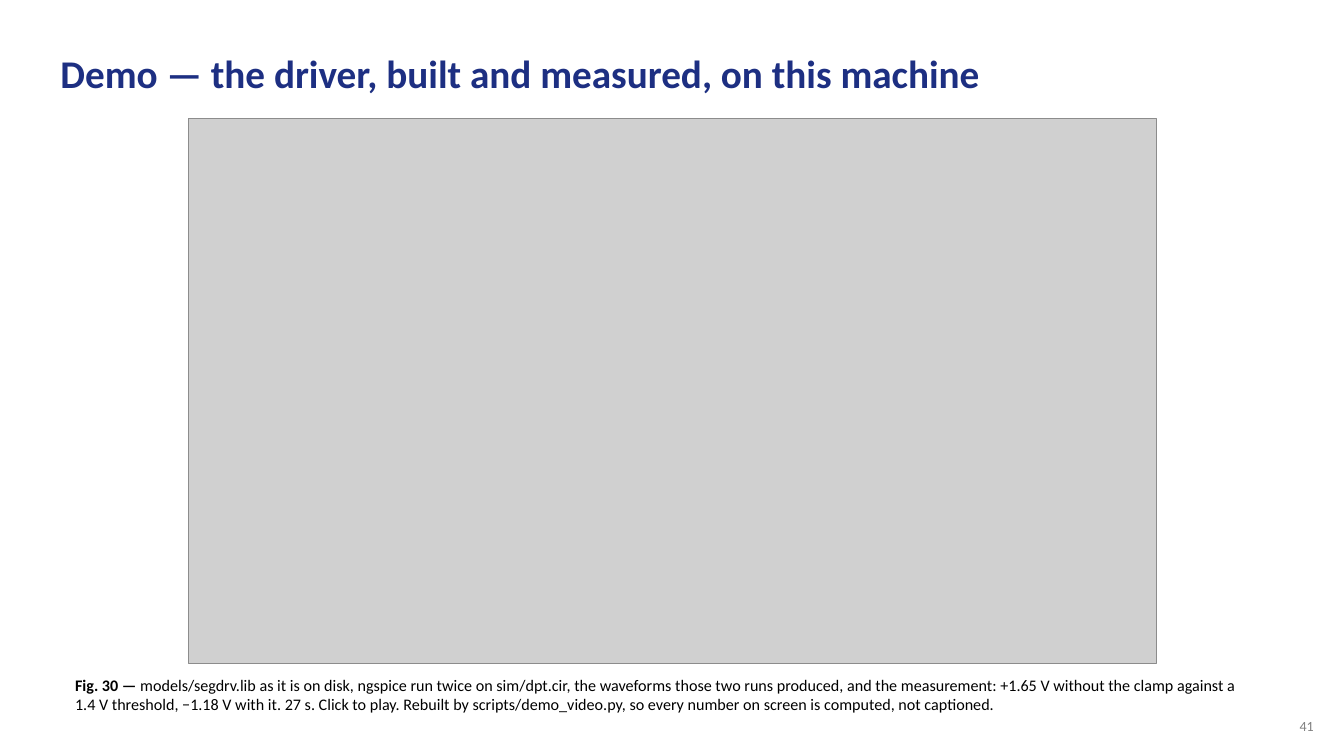
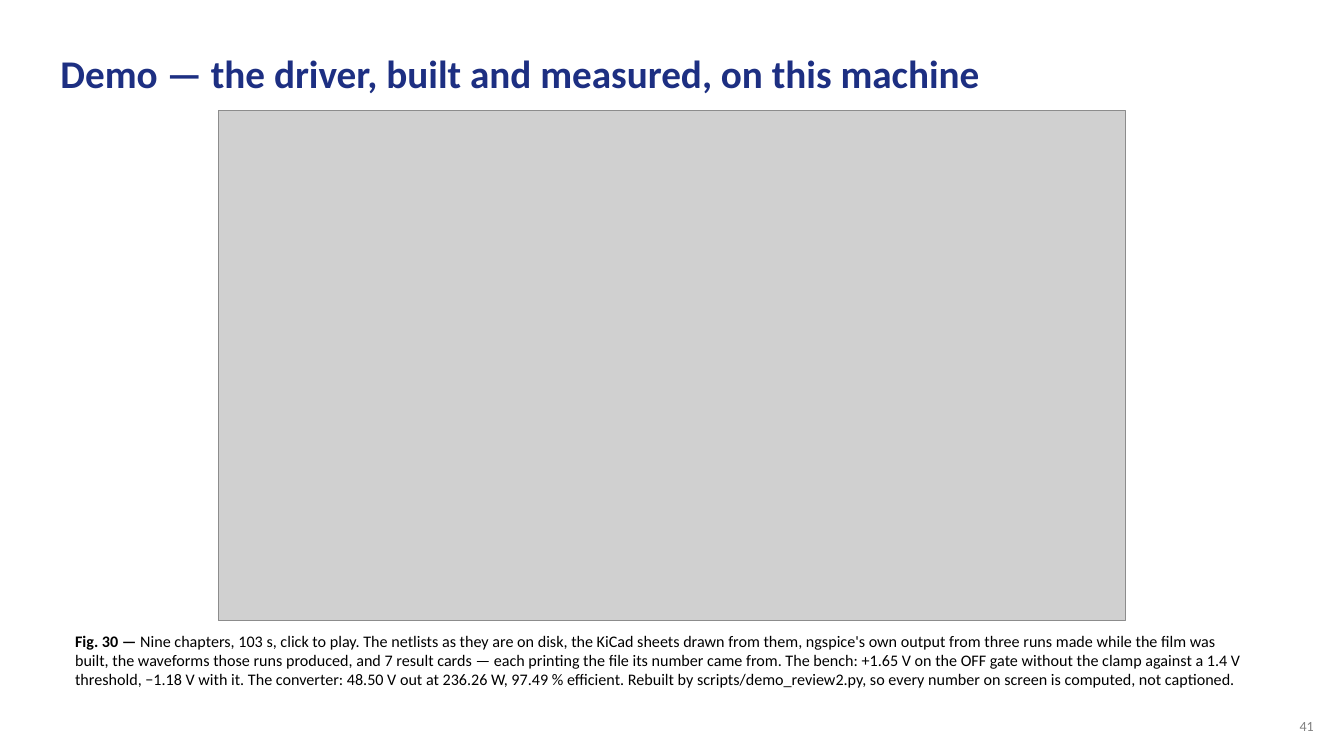
Before and after one commit to Amritha902/gan-driver, a slide deck: slide 41 of review/GaN_Review2_BACKUP.pptx. Drawn at 1344x756 pixels with LibreOffice and Linux fonts; fonts in the diff are those of the drawing; grey boxes stand for pictures. Boxes give left, top, right and bottom in pixels: in the first picture for what was removed or moved away, otherwise in the second. Text is boxed around its words. In the diff, an @@ line names an element or a change of style, - is before the commit and + after.

```diff
--- a/review/GaN_Review2_BACKUP.pptx
+++ b/review/GaN_Review2_BACKUP.pptx
@@ picture: place and size @@
-picture at (189,119,1156,663)
+picture at (219,111,1126,621)
@@ text at (75,635,1240,688): text changed @@
-Fig. 30 — models/segdrv.lib as it is on disk, ngspice run twice on sim/dpt.cir, the waveforms those two runs produced, and the measurement: +1.65 V without the clamp against a 1.4 V threshold, −1.18 V with it. 27 s. Click to play. Rebuilt by scripts/demo_video.py, so every number on screen is computed, not captioned.
+Fig. 30 — Nine chapters, 103 s, click to play. The netlists as they are on disk, the KiCad sheets drawn from them, ngspice's own output from three runs made while the film was built, the waveforms those runs produced, and 7 result cards — each printing the file its number came from. The bench: +1.65 V on the OFF gate without the clamp against a 1.4 V threshold, −1.18 V with it. The converter: 48.50 V out at 236.26 W, 97.49 % efficient. Rebuilt by scripts/demo_review2.py, so every number on screen is computed, not captioned.
```
Also in this commit, not shown: 9 other files.
